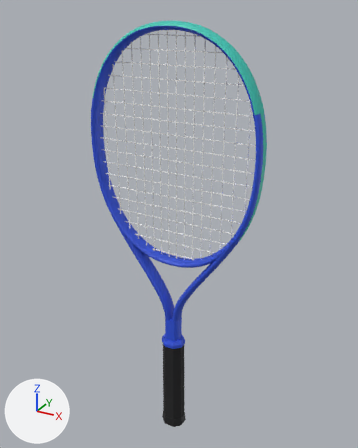
What one commit did to the glTF model assets/realistic/wilson-ultra-111-v5-2025.glb.
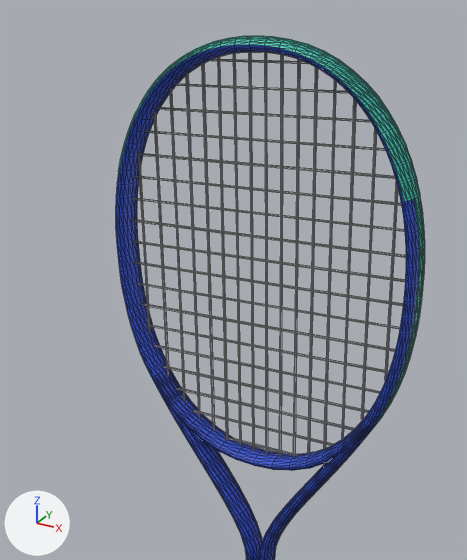
There are two pictures of each version: one whole from a camera (50 mm lens) standing at (0.349, -0.614, 0.71) and looking at (-0.001, 0.022, 0.392), one close up on the part from 7% to 81% of the width and 0% to 71% of the height. Every picture has the same lights, and +X, +Y and +Z are marked at lower left. The first two pictures are the older version. The close-ups show mesh edges as thin lines. Where no turn or scale is listed for an object, it has been applied to the vertices.

Objects in the first close-up: 'bumper', 'frame', 'grommets', 'strings_crosses', 'strings_mains'.
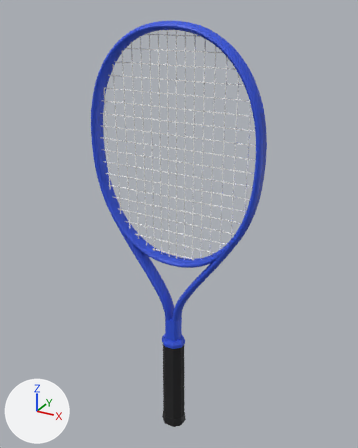
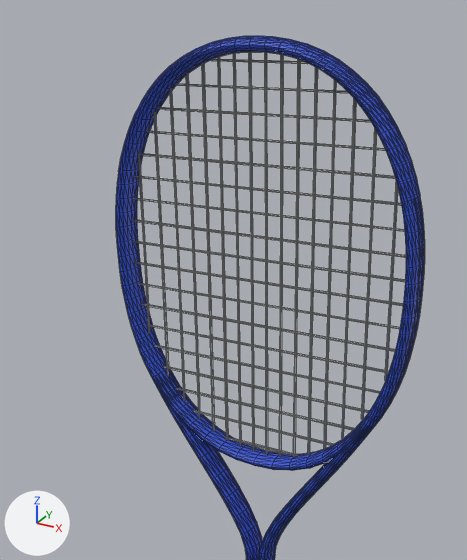
The edits, one by one:
Material 'mat_bumper' (mat_mat_bumper) changes colour from cyan #3cc6b6 to blue #2f52dc; in linear values from (0.0452, 0.565, 0.468) to (0.0284, 0.0844, 0.716).
Material 'mat_grommets' (mat_mat_grommets) changes colour from cyan #3cc6b6 to blue #2a47c4; in linear values from (0.0452, 0.565, 0.468) to (0.0232, 0.063, 0.552).

Location of each change, [x1, y1, x2, y2] in pixels of the close-ups (467 x 560 px):
'bumper', recoloured
    both: [118, 36, 420, 202]
'grommets', recoloured
    both: [377, 196, 425, 422]
